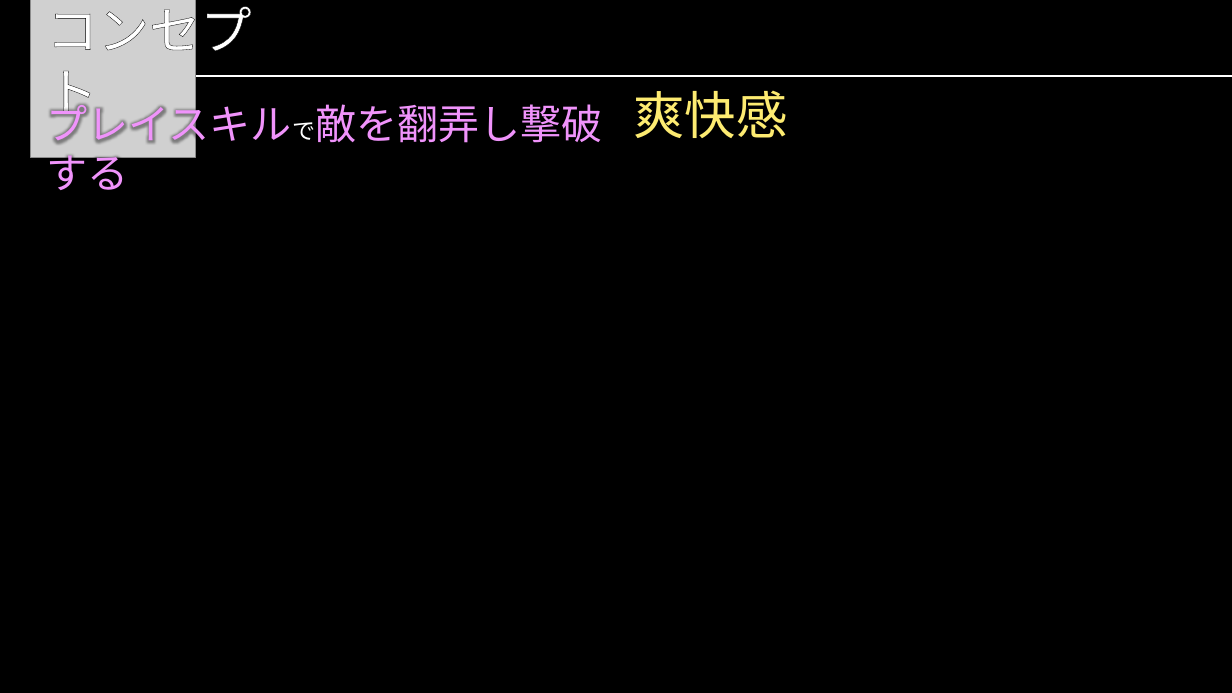
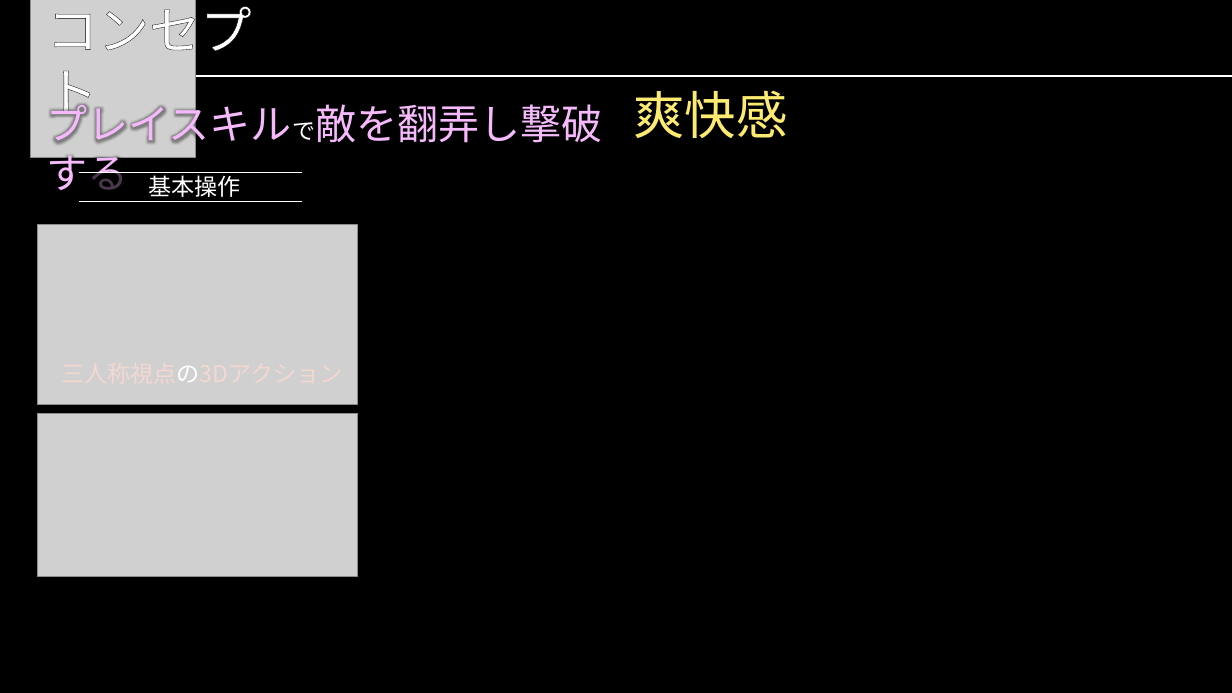
Before and after one commit to suegin/GameDesign, a slide deck: slide 2 of Blade Maiden.pptx. Drawn at 1232x693 pixels with LibreOffice and Linux fonts; fonts in the diff are those of the drawing; grey boxes stand for pictures; background and template pictures are left out. Boxes give left, top, right and bottom in pixels: in the first picture for what was removed or moved away, otherwise in the second. Text is boxed around its words. In the diff, an @@ line names an element or a change of style, - is before the commit and + after.

Commit message:
up

```diff
--- a/Blade Maiden.pptx
+++ b/Blade Maiden.pptx
@@ text "プレイスキルで敵を翻弄し撃破する" at (x1=47, y1=97, x2=603, y2=190): text colour gradient #F093FB to #F5576C to gradient #F6BAFC to #F67285, letter outline #FFFFFF 0.5 pt to none @@
@@ rectangle added at (x1=79, y1=173, x2=302, y2=201), fill #000000 at 70% opacity, outline #000000 1 pt @@
@@ line added from (79, 172) to (302, 172), #FFFFFF 0.5 pt @@
@@ text added at (x1=148, y1=172, x2=240, y2=197), 18 pt, text #FFFFFF @@
+基本操作
@@ line added from (79, 201) to (302, 201), #FFFFFF 0.5 pt @@
@@ picture added at (x1=38, y1=225, x2=358, y2=404) @@
@@ text added at (x1=61, y1=366, x2=343, y2=382), 18 pt, text gradient #F4D8D0 to #CC0000 @@
+三人称視点の3Dアクション
@@ picture added at (x1=38, y1=413, x2=358, y2=577) @@
```
